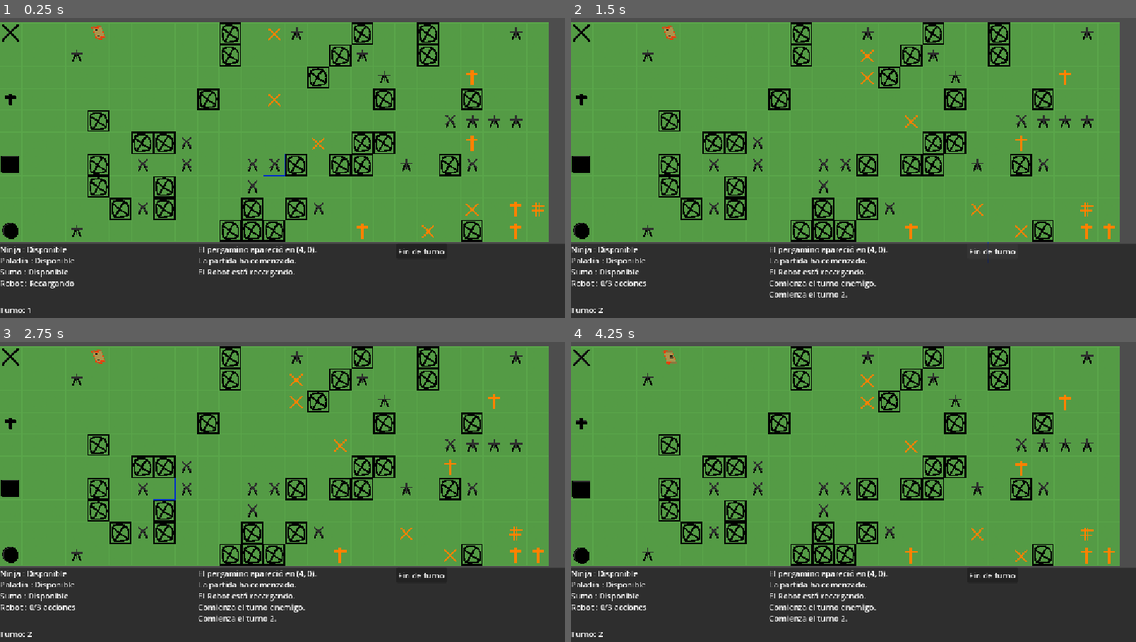
Above: before the commit, frames 1-4 (two rows, left to right).
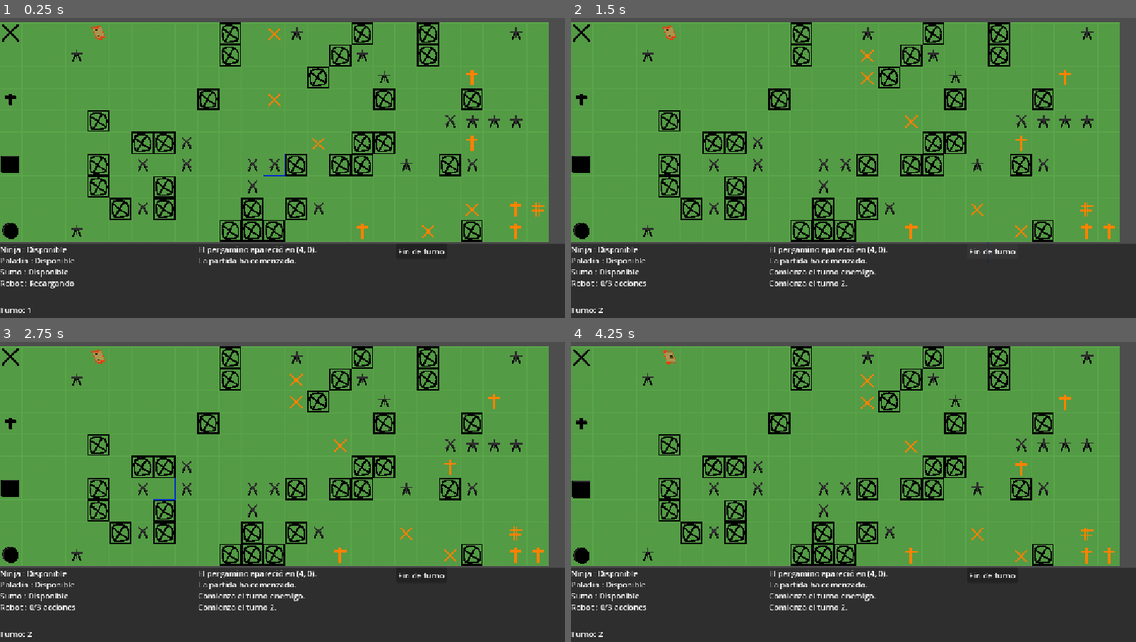
Above: after the commit, the same moments.

Repository: R0dr1go2oo3/Godot-4.7-LastEmissary
Game: Godot game, scene res://main.tscn
Same seed, same stepped clock (60 frames per second), same inputs: the game is played once before the commit and once after it.
Inputs (mouse positions are in pixels of both pictures, inside the frame that each line leads up to):
- Up to frame 1 (0.25 s): no input
- Up to frame 2 (1.5 s): move the mouse to (977, 144) at 0.52 s; click (977, 144) at 0.67 s; click "Fin de turno" at 1.25 s
- Up to frame 3 (2.75 s): move the mouse to (169, 498) at 2.02 s; click (169, 498) at 2.17 s
- Up to frame 4 (4.25 s): move the mouse to (910, 414) at 2.77 s; click (910, 414) at 2.92 s; move the mouse to (825, 546) at 3.52 s; click (825, 546) at 3.67 s

The runs differ from the first frame. In frame 1, 0.1% of the frame differs, in the area x 35-53%, y 83-87%; in frame 2, 0.4%, in the area x 35-54%, y 83-94%; in frame 3, 0.4%; in frame 4, 0.4%.

Commit message:
arreglo de errores, mecanica de robot pulida

Diff:
--- a/project.godot
+++ b/project.godot
@@ -21,7 +21,7 @@
 
 [input]
 
-overload={
+useHability={
 "deadzone": 0.2,
 "events": [Object(InputEventKey,"resource_local_to_scene":false,"resource_name":"","device":16,"window_id":0,"alt_press …(190 unchanged characters)…
 ]
--- a/scripts/manager.gd
+++ b/scripts/manager.gd
@@ -123,17 +123,17 @@
 
 		if character == robot:
 
-			if turn_manager.can_act(robot):
+			if turn_manager.robot_is_recharging():
+
+				text += "Robot : Recargando"
+
+			else:
 
 				text += "Robot : %d/%d acciones" % [
 					turn_manager.get_robot_actions(),
 					turn_manager.get_robot_max_actions()
 				]
 
-			else:
-
-				text += "Robot : Recargando"
-
 		else:
 
 			if turn_manager.has_acted(character):
@@ -178,6 +178,11 @@
 			return
 
 		if !turn_manager.can_act(piece):
+
+			if piece == robot and turn_manager.robot_is_recharging():
+
+				board.add_log("El Robot está recargando.")
+
 			return
 
 		select_piece(piece)
@@ -191,6 +196,11 @@
 	if piece != null:
 
 		if !turn_manager.can_act(piece):
+
+			if piece == robot and turn_manager.robot_is_recharging():
+
+				board.add_log("El Robot está recargando.")
+
 			return
 
 		select_piece(piece)
@@ -225,7 +235,7 @@
 	if game_over:
 		return
 
-	if !event.is_action_pressed("overload"):
+	if !event.is_action_pressed("useHability"):
 		return
 
 	if selected_character == null:
@@ -235,6 +245,11 @@
 		return
 
 	if !turn_manager.can_act(robot):
+
+		if turn_manager.robot_is_recharging():
+
+			board.add_log("El Robot está recargando.")
+
 		return
 
 	if robot.activate_overload():
--- a/scripts/turnManager.gd
+++ b/scripts/turnManager.gd
@@ -44,20 +44,10 @@
 
 	if piece == robot:
 
-		if turn < next_robot_turn:
-
-			board.add_log("El Robot está recargando.")
+		if robot_is_recharging():
 			return false
 
-		var max_actions := 3
-
-		if robot.overload_active:
-			max_actions = 4
-
-		if robot_actions >= max_actions:
-			return false
-
-		return true
+		return robot_actions < get_robot_max_actions()
 
 	return piece not in pieces_acted
 
@@ -124,6 +114,15 @@
 
 
 # =====================================
+# CONSULTAS
+# =====================================
+
+func robot_is_recharging() -> bool:
+
+	return turn < next_robot_turn
+
+
+# =====================================
 # HUD
 # =====================================
 
@@ -142,15 +141,10 @@
 
 	if character == robot:
 
-		if turn < next_robot_turn:
+		if robot_is_recharging():
 			return true
 
-		var max_actions := 3
-
-		if robot.overload_active:
-			max_actions = 4
-
-		return robot_actions >= max_actions
+		return robot_actions >= get_robot_max_actions()
 
 	return character in pieces_acted
 
